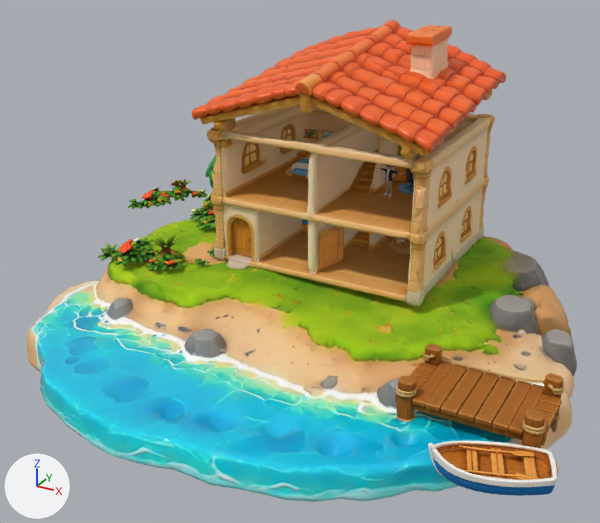
Renders of the glTF model models/house-scene.glb from each side of a commit.
Rendered twice from a camera (50 mm lens) standing at (14.4, -28.2, 17.0) and looking at (-0.4, -1.4, 3.5). Arrows for +X, +Y and +Z are at lower left; the lights stay in place. The picture after the commit comes second. Where no turn or scale is listed for an object, it has been applied to the vertices.

The scene before the commit, as lines of its bpy script (objects in view):
```python
me_model = bpy.data.meshes.new('model')
me_model.from_pydata(...)  # 7064 vertices, 14124 faces; spans x -10.9..10.9, y -11.4..11.4, z -1.5..1.5
me_model.materials.append(mat_model)
me_model_009 = bpy.data.meshes.new('model.009')
me_model_009.from_pydata(...)  # 9661 vertices, 19322 faces; spans x -1.0..1.0, y -0.41..0.41, z -0.33..0.33
me_model_009.materials.append(mat_model_009)
ob_roof = bpy.data.objects.new('roof', None)
ob_roof.location = (0.0, 2.6, 8.4)
ob_roof.scale = (5.3, 11.6, 6.0)
ob_roof_mesh = bpy.data.objects.new('roof_mesh', me_model_009)
ob_roof_mesh.parent = ob_roof
ob_roof_mesh.location = (0.000992, -0.00281, 0.315)
ob_roof_mesh.scale = (0.946, 0.946, 0.946)
ob_terrain_mesh = bpy.data.objects.new('terrain_mesh', me_model)
ob_terrain_mesh.location = (0.0, -0.02, 1.48)
# also in view: 'dock_mesh' at (8.3, -4.9, 1.6); 'boat_mesh' at (9.7, -7.6, 1.4); 'follage_mesh' at (-7.1, 0.8, 4.4); 'house_mesh' at (0.0, 2.6, 5.6)
```
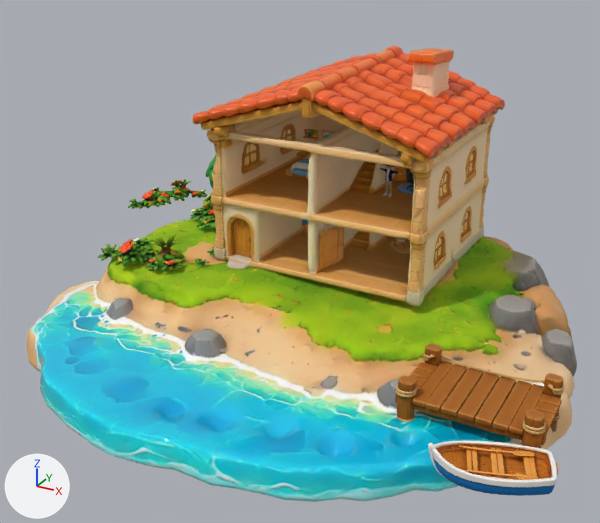
ob_roof is not drawn itself; it is the parent of ob_roof_mesh.

Location of each change, (x1, y1, x2, y2) in pixels of the pictures (600 x 523 px):
'roof_mesh', moved, turned, rescaled: before (192, 20, 506, 159); after (193, 46, 505, 166)

The change in detail:
Object 'roof' (ob_roof) moves from (0.0, 2.6, 8.4) to (0.0, 2.6, 7.7).
Object 'roof' (ob_roof) turns from (0, 0, 0) to (-6.5, 0, 0) degrees about x, y and z.
Object 'roof' (ob_roof) is rescaled from (5.3, 11.6, 6.0) to (5.3, 11.8, 6.0).
